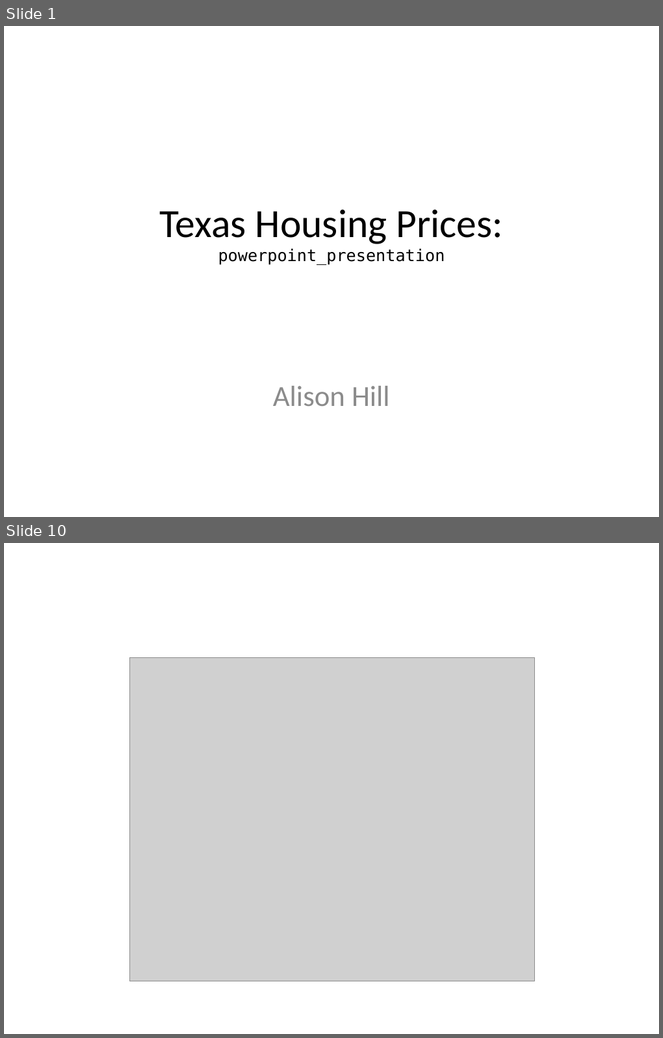
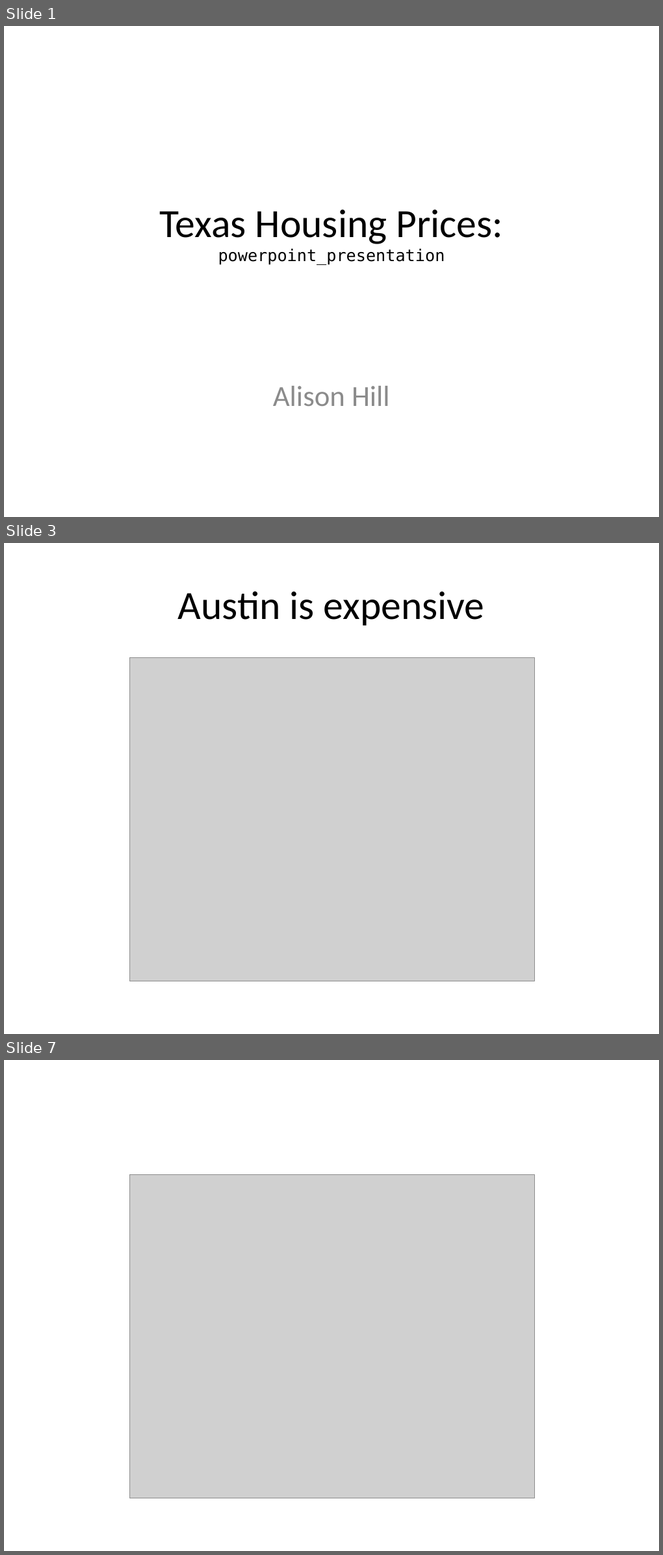
Before and after one commit to apreshill/rmd-render-factory, a slide deck: docs/gallery/outputs/slides/powerpoint_presentation.pptx. Shown one above the other, each under a label of ours: slides 1 and 10 before the commit, slides 1, 3 and 7 after it; the slides between them are not shown. The pictures are 663x1038 and 663x1555 pixels, drawn with LibreOffice and Linux fonts; fonts in the diff are those of the drawing; grey boxes stand for pictures. Boxes give left, top, right and bottom in pixels: in the first picture for what was removed or moved away, otherwise in the second. Text is boxed around its words. In the diff, an @@ line names an element or a change of style, - is before the commit and + after.

```diff
--- a/docs/gallery/outputs/slides/powerpoint_presentation.pptx
+++ b/docs/gallery/outputs/slides/powerpoint_presentation.pptx
@@ slide 3 added at [4,543,659,1034], background #FFFFFF @@
@@ title added at [178,591,485,626], 44 pt, text #000000 @@
+Austin is expensive
@@ picture added at [130,657,534,981] @@
@@ what was slide 10 is now slide 7 @@
```
Also in this commit, not shown: 4 slides changed, 4 slides removed, 49 other files.
